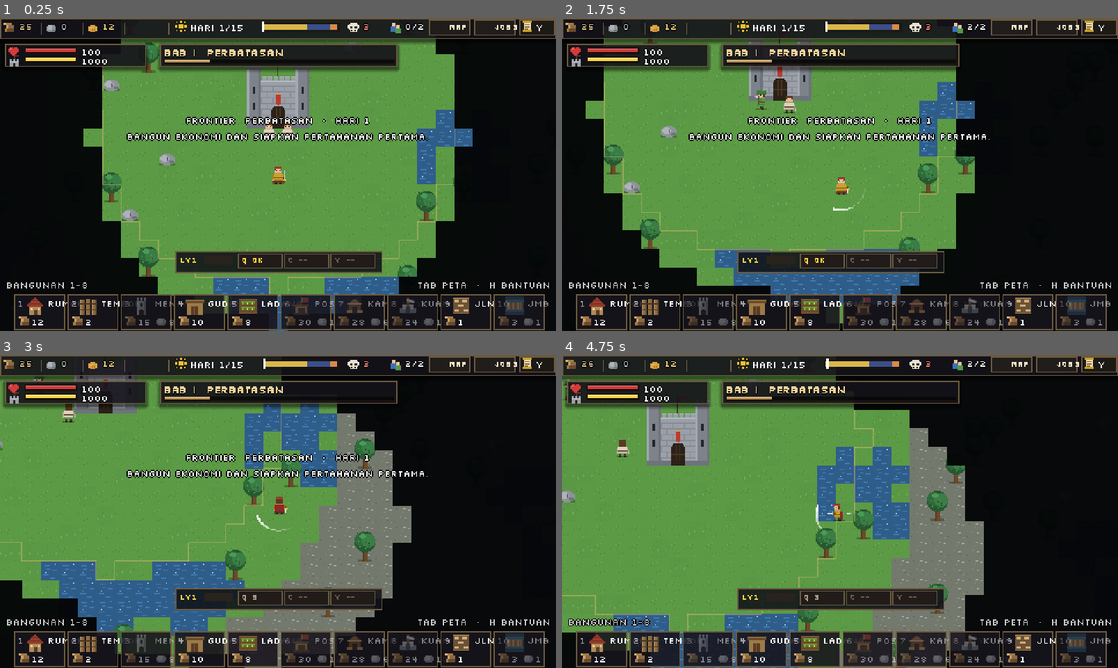
Above: before the commit, frames 1-4 (two rows, left to right).
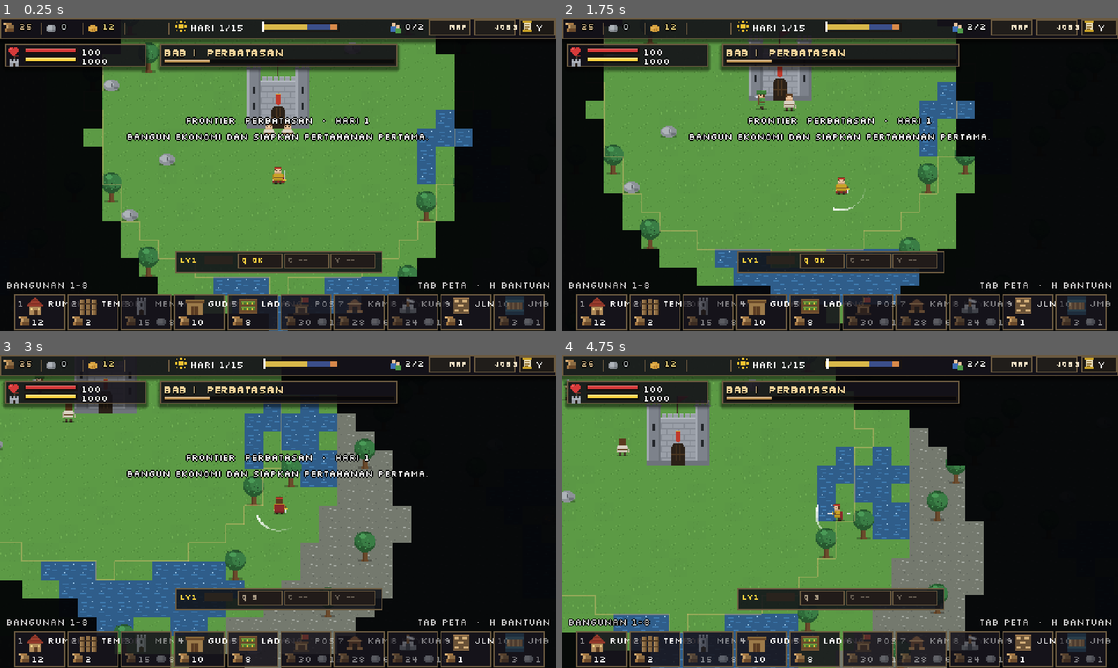
Above: after the commit, the same moments.

Repository: shimleabyte/hold-the-keep
Game: Godot game, scene res://scenes/main.tscn
Same seed, same stepped clock (60 frames per second), same inputs: the game is played once before the commit and once after it.
Inputs (mouse positions are in pixels of both pictures, inside the frame that each line leads up to):
- Up to frame 1 (0.25 s): no input
- Up to frame 2 (1.75 s): tap Enter at 0.5 s; move the mouse to (962, 158) at 0.52 s; hold D (move_right) 0.53-1.28 s; hold F (attack) 0.53-1.28 s; click (962, 158) at 0.67 s; tap Space at 0.77, 1.52 s; move the mouse to (728, 190) at 1.27 s; hold S (move_down) from 1.28 s (still down); tap C (ability_cleave) at 1.35 s; tap F (attack) at 1.55 s
- Up to frame 3 (3 s): move the mouse to (333, 442) at 2.02 s; release S (move_down) at 2.03 s; hold D (move_right) 2.03-2.78 s; hold F (attack) 2.03-2.78 s; tap Q (ability_dash) at 2.1 s; move the mouse to (250, 574) at 2.77 s; hold W (move_up) from 2.78 s (still down); tap V (ability_rally) at 2.85 s; click (250, 574) at 2.92 s
- Up to frame 4 (4.75 s): tap Space at 3.02, 3.77, 4.52 s; tap F (attack) at 3.05, 4.55 s; move the mouse to (1006, 558) at 3.52 s; release W (move_up) at 3.53 s; hold F (attack) 3.53-4.28 s; hold A (move_left) from 3.53 s (still down); move the mouse to (673, 464) at 4.27 s; tap E (interact) at 4.35 s

The runs differ from the first frame. In frame 1, less than 0.1% of the frame differs, in the area x 62-67%, y 1-5%; in frame 2, 0.1%, in the area x 39-67%, y 1-31%; in frame 3, less than 0.1%; in frame 4, 0.1%.
Error after the commit: Parse Error: Identifier "_beast_hit_done" not declared in the current scope. (res://scripts/entities/enemy.gd:717)

Commit message:
Add telegraphed Beast Rider charge behavior

Diff:
--- a/scripts/entities/enemy.gd
+++ b/scripts/entities/enemy.gd
@@ -44,6 +44,8 @@
     "farm": 1
 }
 const SIEGE_TARGET_SCAN_LIMIT := 32
+const BEAST_TARGET_SCAN_LIMIT := 24
+const BEAST_TARGET_ISOLATION_RADIUS := 76.0
 const WALK_BASE_SPEED := 32.0
 const RUN_BASE_SPEED := 58.0
 
@@ -152,6 +154,31 @@
 var _siege_path_index := 0
 var _siege_path_version := -1
 var _siege_repath_t := 0.0
+var beast_nav
+var beast_target_scan_range := 235.0
+var beast_charge_min_range := 54.0
+var beast_charge_max_range := 162.0
+var beast_charge_windup_duration := 0.82
+var beast_charge_speed_multiplier := 2.8
+var beast_charge_max_distance := 156.0
+var beast_charge_hit_radius := 18.0
+var beast_charge_cooldown_duration := 6.5
+var beast_charge_damage_multiplier := 1.35
+var _beast_target: Node2D
+var _beast_cd := 0.0
+var _beast_scan_t := 0.0
+var _beast_scan_cursor := 0
+var _beast_windup_t := 0.0
+var _beast_charge_t := 0.0
+var _beast_charge_direction := Vector2.ZERO
+var _beast_target_position := Vector2.ZERO
+var _beast_charge_path := PackedVector2Array()
+var _beast_charge_path_index := 0
+var _beast_charge_path_version := -1
+var _beast_approach_path := PackedVector2Array()
+var _beast_approach_path_index := 0
+var _beast_approach_path_version := -1
+var _beast_approach_repath_t := 0.0
 var _tex: Texture2D
 var _fw := 20
 var _fh := 20
@@ -209,6 +236,29 @@
     siege_windup_duration = clampf(float(data.get("siege_windup", 1.1)), 0.45, 2.0)
     siege_cooldown_duration = clampf(float(data.get("siege_cooldown", 2.6)), 1.2, 8.0)
     siege_damage_multiplier = clampf(float(data.get("siege_structure_damage_mult", 2.4)), 1.2, 4.0)
+    beast_target_scan_range = clampf(float(data.get("beast_target_scan_range", 235.0)), 140.0, 340.0)
+    beast_charge_min_range = clampf(float(data.get("beast_charge_min_range", 54.0)), 36.0, 90.0)
+    beast_charge_max_range = clampf(float(data.get("beast_charge_max_range", 162.0)), 110.0, 220.0)
+    beast_charge_windup_duration = clampf(float(data.get("beast_charge_windup", 0.82)), 0.4, 1.4)
+    beast_charge_speed_multiplier = clampf(float(data.get("beast_charge_speed_multiplier", 2.8)), 2.0, 4.0)
+    beast_charge_max_distance = clampf(float(data.get("beast_charge_max_distance", 156.0)), 90.0, 210.0)
+    beast_charge_hit_radius = clampf(float(data.get("beast_charge_hit_radius", 18.0)), 12.0, 30.0)
+    beast_charge_cooldown_duration = clampf(float(data.get("beast_charge_cooldown", 6.5)), 3.5, 12.0)
+    beast_charge_damage_multiplier = clampf(float(data.get("beast_charge_damage_multiplier", 1.35)), 1.05, 2.0)
+    _beast_target = null
+    _beast_scan_t = 0.0
+    _beast_scan_cursor = 0
+    _beast_windup_t = 0.0
+    _beast_charge_t = 0.0
+    _beast_charge_direction = Vector2.ZERO
+    _beast_target_position = Vector2.ZERO
+    _beast_charge_path = PackedVector2Array()
+    _beast_charge_path_index = 0
+    _beast_charge_path_version = -1
+    _beast_approach_path = PackedVector2Array()
+    _beast_approach_path_index = 0
+    _beast_approach_path_version = -1
+    _beast_approach_repath_t = 0.0
     _siege_target = null
     _siege_scan_t = 0.0
     _siege_scan_cursor = 0
@@ -253,12 +303,14 @@
 
 func _ready() -> void:
     add_to_group("enemies")
-    if archetype in ["saboteur", "siege_engine"]:
+    if archetype in ["saboteur", "siege_engine", "beast_rider"]:
         var nav_grid := get_tree().get_first_node_in_group("navigation_grid")
         if archetype == "saboteur":
             saboteur_nav = nav_grid
+        elif archetype == "siege_engine":
+            siege_nav = nav_grid
         else:
-            siege_nav = nav_grid
+            beast_nav = nav_grid
     if is_supply_raider:
         add_to_group("supply_raiders")
     if is_garrison:
@@ -280,6 +332,9 @@
     _siege_scan_t = maxf(0.0, _siege_scan_t - delta)
     _siege_cd = maxf(0.0, _siege_cd - delta)
     _siege_repath_t = maxf(0.0, _siege_repath_t - delta)
+    _beast_scan_t = maxf(0.0, _beast_scan_t - delta)
+    _beast_cd = maxf(0.0, _beast_cd - delta)
+    _beast_approach_repath_t = maxf(0.0, _beast_approach_repath_t - delta)
     _scout_mark_t = maxf(0.0, _scout_mark_t - delta)
     _scout_mark_cd = maxf(0.0, _scout_mark_cd - delta)
     if _scout_mark_t <= 0.0 or not is_instance_valid(_scout_mark_target):
@@ -313,6 +368,12 @@
 
     if is_supply_raider:
         _tick_supply_raid(delta)
+        _update_anim(delta)
+        _footsteps(delta)
+        return
+
+    if archetype == "beast_rider":
+        _tick_beast_rider(delta)
         _update_anim(delta)
         _footsteps(delta)
         return
@@ -455,6 +516,274 @@
             _begin_attack(occupied, occupied.position - position)
         return
     _move_toward(Vector2(next) * WorldConfig.tile_size + Vector2(WorldConfig.tile_size / 2.0, WorldConfig.tile_size / 2.0) + _offset, delta)
+
+
+
+func _beast_target_valid(target: Node2D) -> bool:
+    if target == null or not is_instance_valid(target) or not target.visible:
+        return false
+    if target != player and not target.is_in_group("defenders"):
+        return false
+    if int(target.get("hp")) <= 0:
+        return false
+    if is_garrison and target.global_position.distance_to(guard_origin) > 175.0:
+        return false
+    return true
+
+
+func _beast_target_score(candidate: Node2D, defenders: Array) -> float:
+    var distance := global_position.distance_to(candidate.global_position)
+    var score := 180.0 - distance * 0.4
+    if candidate == player:
+        return score + 16.0
+
+    var nearby_support := 0
+    for ally in defenders:
+        if ally == candidate or not is_instance_valid(ally) or not (ally is Node2D):
+            continue
+        var defender := ally as Node2D
+        if defender.visible and defender.global_position.distance_to(candidate.global_position) <= BEAST_TARGET_ISOLATION_RADIUS:
+            nearby_support += 1
+    if nearby_support == 0:
+        score += 72.0
+    elif nearby_support == 1:
+        score += 26.0
+
+    var target_job := String(candidate.get("job"))
+    if target_job in ["archer", "ranged"]:
+        score += 42.0
+    return score
+
+
+func _select_beast_target() -> Node2D:
+    var defenders: Array = get_tree().get_nodes_in_group("defenders")
+    var best_target: Node2D = null
+    var best_score := -INF
+
+    var player_target := player as Node2D
+    if _beast_target_valid(player_target):
+        var player_distance := global_position.distance_to(player_target.global_position)
+        if player_distance <= beast_target_scan_range:
+            best_target = player_target
+            best_score = _beast_target_score(player_target, defenders)
+
+    var defender_count := defenders.size()
+    var scan_count := mini(BEAST_TARGET_SCAN_LIMIT, defender_count)
+    for offset in scan_count:
+        var candidate = defenders[(_beast_scan_cursor + offset) % defender_count]
+        if not (candidate is Node2D):
+            continue
+        var defender := candidate as Node2D
+        if not _beast_target_valid(defender):
+            continue
+        if global_position.distance_to(defender.global_position) > beast_target_scan_range:
+            continue
+        var score := _beast_target_score(defender, defenders)
+        if score > best_score:
+            best_score = score
+            best_target = defender
+
+    if defender_count > 0:
+        _beast_scan_cursor = (_beast_scan_cursor + scan_count) % defender_count
+    return best_target
+
+
+func _begin_beast_windup(target: Node2D) -> bool:
+    if beast_nav == null or not _beast_target_valid(target):
+        return false
+    var target_cell: Vector2i = beast_nav.cell_of(target.global_position)
+    var path: PackedVector2Array = beast_nav.path_to(global_position, target_cell)
+    if path.is_empty():
+        return false
+
+    _beast_target = target
+    _beast_charge_path = path
+    _beast_charge_path_index = 0
+    _beast_charge_path_version = beast_nav.version
+    _beast_target_position = target.global_position
+    var direction := _beast_target_position - global_position
+    _beast_charge_direction = direction.normalized() if direction.length_squared() > 0.01 else Vector2.DOWN
+    _beast_windup_t = beast_charge_windup_duration
+    _moving = false
+    anim.face(_beast_charge_direction)
+    Events.fx_burst.emit("dust", position + Vector2(0, -4), -_beast_charge_direction, 0.85)
+    queue_redraw()
+    return true
+
+
+func _move_beast_toward_target(target: Node2D, delta: float) -> void:
+    if beast_nav == null:
+        _tick_flow(delta)
+        return
+    if _beast_approach_path_version != beast_nav.version or _beast_approach_path.is_empty() or _beast_approach_repath_t <= 0.0:
+        var target_cell: Vector2i = beast_nav.cell_of(target.global_position)
+        _beast_approach_path = beast_nav.path_to(global_position, target_cell)
+        _beast_approach_path_index = 0
+        _beast_approach_path_version = beast_nav.version
+        _beast_approach_repath_t = 0.7
+
+    while _beast_approach_path_index < _beast_approach_path.size() and global_position.distance_to(_beast_approach_path[_beast_approach_path_index]) <= 3.0:
+        _beast_approach_path_index += 1
+    if _beast_approach_path_index < _beast_approach_path.size():
+        _move_toward(_beast_approach_path[_beast_approach_path_index], delta)
+    else:
+        _move_toward(target.global_position, delta)
+
+
+func _cancel_beast_windup(recovery: float, clear_target: bool = false) -> void:
+    _beast_windup_t = 0.0
+    _beast_charge_path = PackedVector2Array()
+    _beast_charge_path_index = 0
+    _beast_charge_path_version = -1
+    _beast_cd = maxf(_beast_cd, recovery)
+    if clear_target:
+        _beast_target = null
+    queue_redraw()
+
+
+func _tick_beast_rider(delta: float) -> void:
+    if _beast_charge_t > 0.0:
+        _tick_beast_charge(delta)
+        return
+
+    if _beast_windup_t > 0.0:
+        if not _beast_target_valid(_beast_target) or beast_nav == null or _beast_charge_path_version != beast_nav.version:
+            _cancel_beast_windup(1.0, true)
+            return
+        var windup_distance := global_position.distance_to(_beast_target.global_position)
+        if windup_distance > beast_charge_max_range + 34.0:
+            _cancel_beast_windup(1.0, true)
+            return
+        if windup_distance <= _attack_reach():
+            var close_target := _beast_target
+            _cancel_beast_windup(0.7)
+            _begin_attack(close_target, close_target.global_position - global_position)
+            return
+
+        _moving = false
+        anim.face(_beast_charge_direction)
+        _beast_windup_t = maxf(0.0, _beast_windup_t - delta)
+        if _beast_windup_t <= 0.0:
+            _beast_charge_t = 1.25
+            _beast_cd = beast_charge_cooldown_duration
+            _beast_target_position = _beast_target.global_position
+            Events.fx_burst.emit("dust", position + Vector2(0, -5), -_beast_charge_direction, 1.1)
+        queue_redraw()
+        return
+
+    if not _beast_target_valid(_beast_target):
+        _beast_target = null
+        _beast_approach_path = PackedVector2Array()
+        _beast_approach_path_index = 0
+        _beast_approach_path_version = -1
+        _beast_scan_t = 0.0
+
+    if _beast_target == null and _beast_scan_t <= 0.0:
+        _beast_target = _select_beast_target()
+        _beast_scan_t = 0.75
+
+    if _beast_target == null:
+        if is_garrison:
+            if global_position.distance_to(guard_origin) > 16.0:
+                _move_toward(guard_origin, delta)
+        else:
+            _tick_flow(delta)
+        return
+
+    var to_target := _beast_target.global_position - global_position
+    var distance := to_target.length()
+    if distance <= _attack_reach():
+        _begin_attack(_beast_target, to_target)
+        return
+
+    if _beast_cd <= 0.0 and distance >= beast_charge_min_range and distance <= beast_charge_max_range:
+        if _begin_beast_windup(_beast_target):
+            return
+
+    _move_beast_toward_target(_beast_target, delta)
+
+
+func _distance_squared_to_segment(point: Vector2, segment_start: Vector2, segment_end: Vector2) -> float:
+    var segment := segment_end - segment_start
+    var length_squared := segment.length_squared()
+    if length_squared <= 0.001:
+        return point.distance_squared_to(segment_start)
+    var along := clampf((point - segment_start).dot(segment) / length_squared, 0.0, 1.0)
+    var closest := segment_start + segment * along
+    return point.distance_squared_to(closest)
+
+
+func _apply_beast_charge_impact(target: Node2D) -> void:
+    if target == null or not is_instance_valid(target) or _beast_hit_done:
+        return
+    _beast_hit_done = true
+    var impact_damage := maxi(1, roundi(float(damage) * beast_charge_damage_multiplier))
+    if target.has_method("take_damage"):
+        target.call("take_damage", impact_damage)
+
+    var pushed_position := target.global_position + _beast_charge_direction * 10.0
+    if beast_nav != null and beast_nav.is_walkable(beast_nav.cell_of(pushed_position)):
+        target.global_position = pushed_position
+    Events.fx_burst.emit("impact", target.global_position + Vector2(0, -8), _beast_charge_direction, 1.45)
+    Events.screen_shake.emit(0.75, 0.1)
+
+
+func _finish_beast_charge(hit: bool) -> void:
+    _beast_charge_t = 0.0
+    _beast_charge_path = PackedVector2Array()
+    _beast_charge_path_index = 0
+    _beast_charge_path_version = -1
+    _beast_approach_repath_t = 0.0
+    if not hit:
+        Events.fx_burst.emit("dust", position + Vector2(0, -3), _beast_charge_direction, 0.75)
+    queue_redraw()
+
+
+func _tick_beast_charge(delta: float) -> void:
+    if beast_nav == null or _beast_charge_path_version != beast_nav.version or not _beast_target_valid(_beast_target):
+        _finish_beast_charge(false)
+        return
+
+    _beast_charge_t = maxf(0.0, _beast_charge_t - delta)
+    var travel_left := speed * beast_charge_speed_multiplier * delta
+    while travel_left > 0.01:
+        if _beast_charge_path_index >= _beast_charge_path.size():
+            _finish_beast_charge(false)
+            return
+
+        var waypoint := _beast_charge_path[_beast_charge_path_index]
+        var toward_waypoint := waypoint - global_position
+        var segment_length := toward_waypoint.length()
+        if segment_length <= 1.0:
+            _beast_charge_path_index += 1
+            continue
+
+        var travel := minf(travel_left, segment_length)
+        var next_position := global_position + toward_waypoint / segment_length * travel
+        var next_cell: Vector2i = beast_nav.cell_of(next_position)
+        if not beast_nav.is_walkable(next_cell):
+            _finish_beast_charge(false)
+            return
+
+        if not _beast_hit_done and _beast_target_valid(_beast_target):
+            var hit_distance_squared := _distance_squared_to_segment(
+                _beast_target.global_position, global_position, next_position)
+            if hit_distance_squared <= beast_charge_hit_radius * beast_charge_hit_radius:
+                global_position = next_position
+                _apply_beast_charge_impact(_beast_target)
+                _finish_beast_charge(true)
+                return
+
+        global_position = next_position
+        travel_left -= travel
+        if travel >= segment_length - 0.01:
+            _beast_charge_path_index += 1
+        _moving = true
+
+    if _beast_charge_t <= 0.0:
+        _finish_beast_charge(false)
+    else:
+        queue_redraw()
 
 
 func _siege_target_valid(target: Node2D) -> bool:
@@ -1134,6 +1463,13 @@
     if archetype == "siege_engine" and _siege_windup_t > 0.0:
         _siege_windup_t = 0.0
         _siege_cd = maxf(_siege_cd, 1.1)
+    if archetype == "beast_rider" and (_beast_windup_t > 0.0 or _beast_charge_t > 0.0):
+        _beast_windup_t = 0.0
+        _beast_charge_t = 0.0
+        _beast_charge_path = PackedVector2Array()
+        _beast_charge_path_index = 0
+        _beast_charge_path_version = -1
+        _beast_cd = maxf(_beast_cd, 1.4)
     _hurt_t = maxf(_hurt_t, duration * 0.5)
     anim.play("hurt", true)
 
@@ -1290,6 +1626,19 @@
         "beast_rider":
             draw_line(Vector2(-5, -12), Vector2(-10, -17), color, 1.5)
             draw_line(Vector2(5, -12), Vector2(10, -17), color, 1.5)
+            if _beast_windup_t > 0.0 or _beast_charge_t > 0.0:
+                var route_color := Color("#f0c078") if _beast_windup_t > 0.0 else Color("#d77e45")
+                var route_start := Vector2(0, -_fh - 5)
+                var route_previous := Vector2.ZERO
+                for route_index in range(_beast_charge_path_index, _beast_charge_path.size()):
+                    var route_point := _beast_charge_path[route_index] - global_position + Vector2(0, -4)
+                    draw_line(route_previous if route_index > _beast_charge_path_index else route_start,
+                        route_point, route_color, 1.5)
+                    route_previous = route_point
+                var aim_center := _beast_target_position - global_position + Vector2(0, -8)
+                draw_arc(aim_center, 10.0, 0.0, TAU, 12, route_color, 1.5)
+                if _beast_windup_t > 0.0:
+                    draw_arc(Vector2(0, -_fh - 7), 7.0, 0.0, TAU, 10, Color("#f3d39a"), 1.8)
     if archetype == "shieldbearer" and (_brace_windup_t > 0.0 or _brace_t > 0.0):
         var brace_center := Vector2(0, -_fh * 0.55)
         var brace_angle := _brace_dir.angle()
